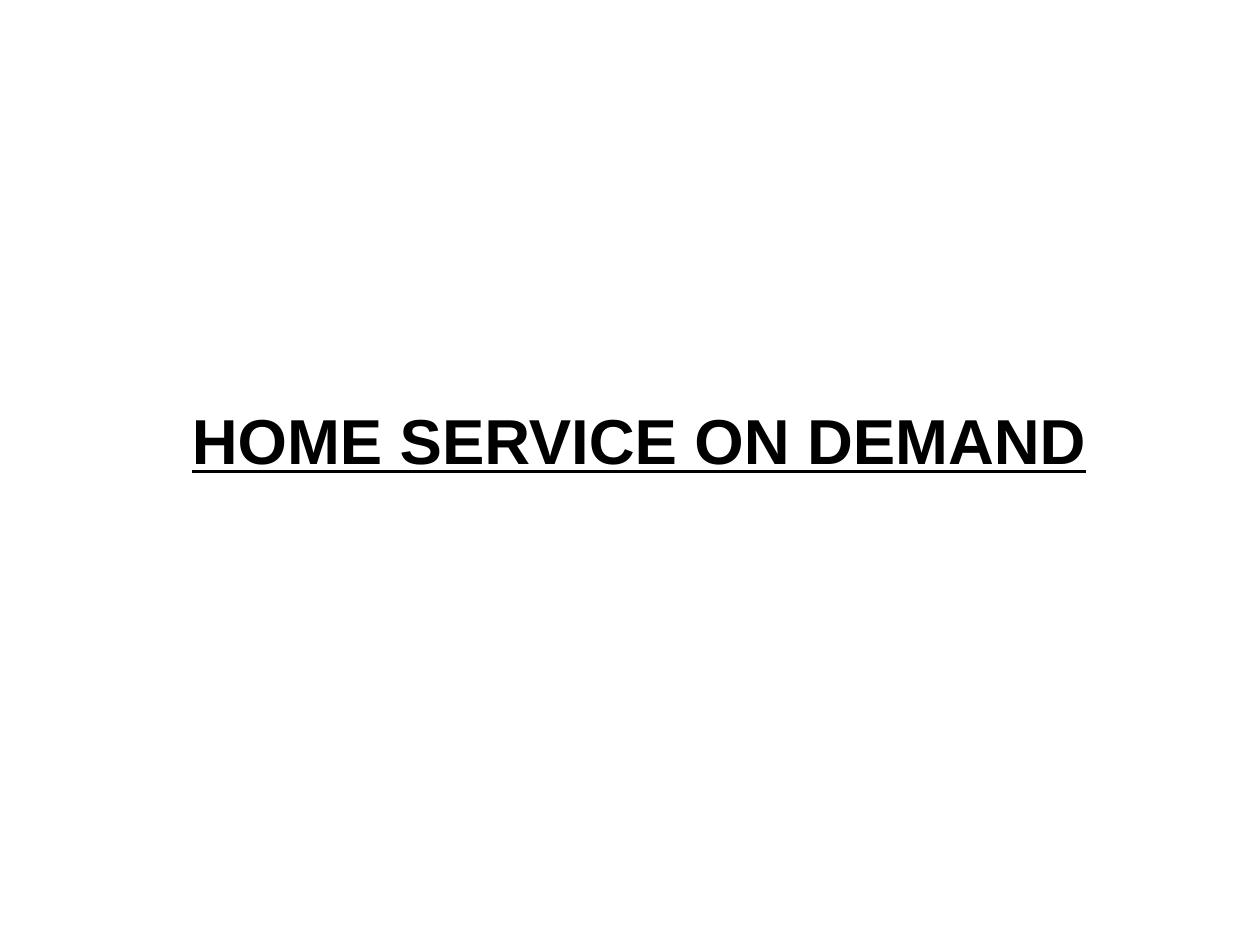
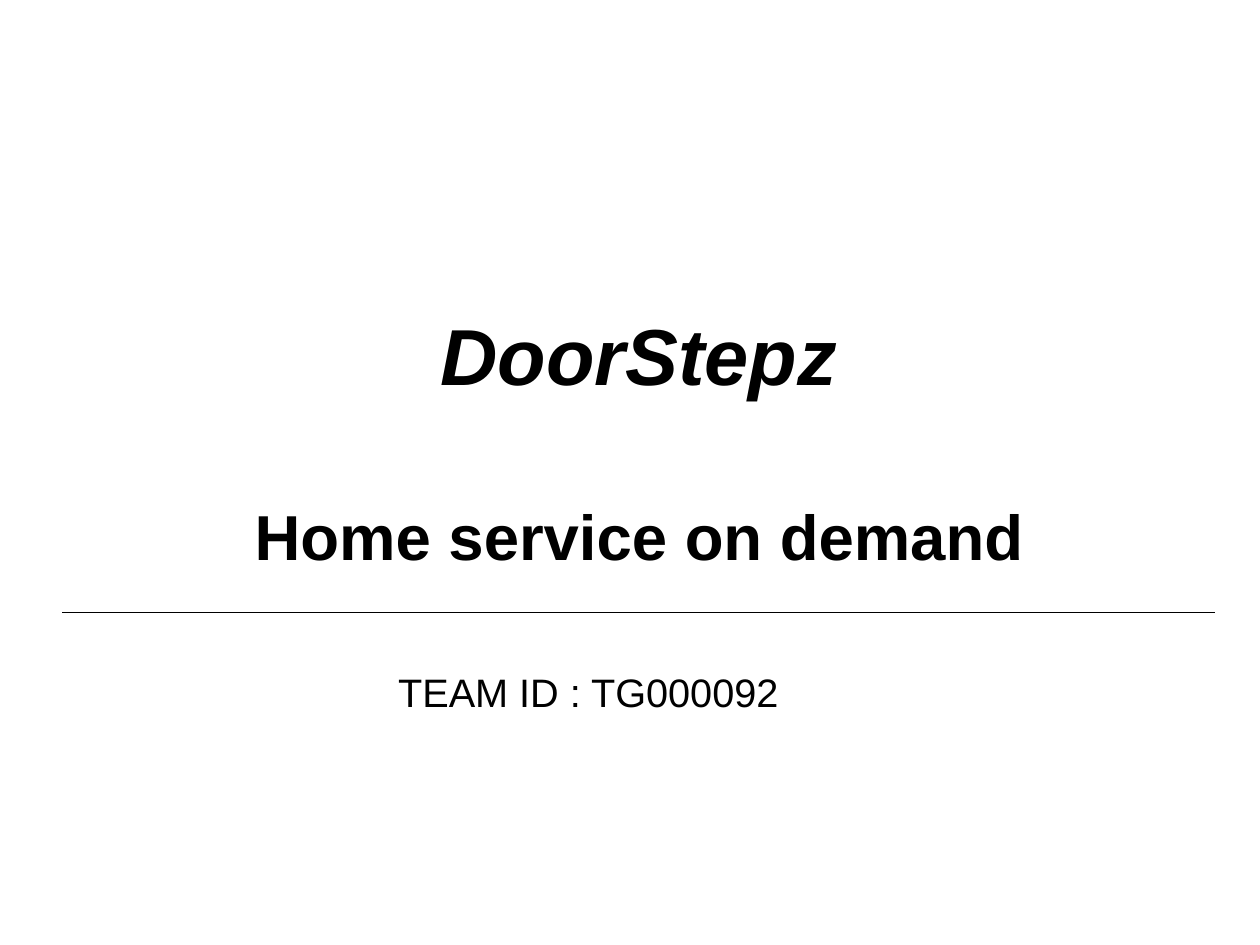
Before and after one commit to agcy1210/gihhomeservices, a slide deck: slide 1 of home_service_ppt.odp. Drawn at 1260x945 pixels with LibreOffice and Linux fonts; fonts in the diff are those of the drawing; background and template pictures are left out. Boxes give left, top, right and bottom in pixels: in the first picture for what was removed or moved away, otherwise in the second. Text is boxed around its words. In the diff, an @@ line names an element or a change of style, - is before the commit and + after.

```diff
--- a/home_service_ppt.odp
+++ b/home_service_ppt.odp
@@ subtitle at (255,329,1023,561): text changed @@
-HOME SERVICE ON DEMAND
+DoorStepz
+Home service on demand
@@ line added from (63, 612) to (1215, 612), #000000 0 pt @@
@@ text added at (398,679,778,708), 25 pt, text #000000 @@
+TEAM ID : TG000092
```
Also in this commit, not shown: 2 other slides changed, 2 slides added, 1 other file.
